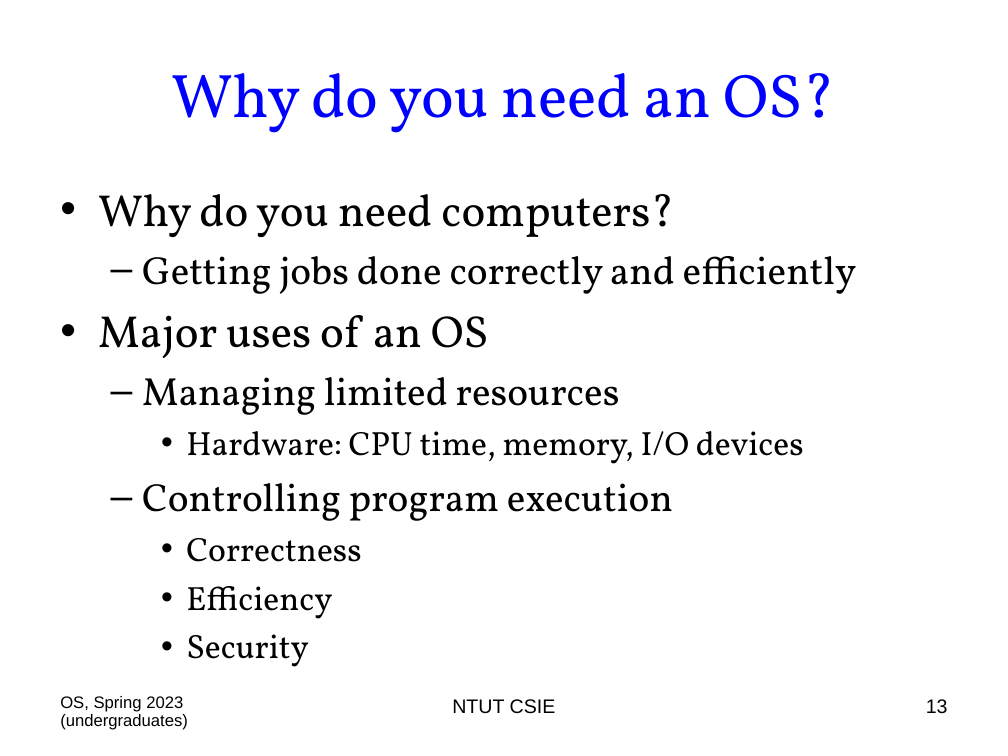
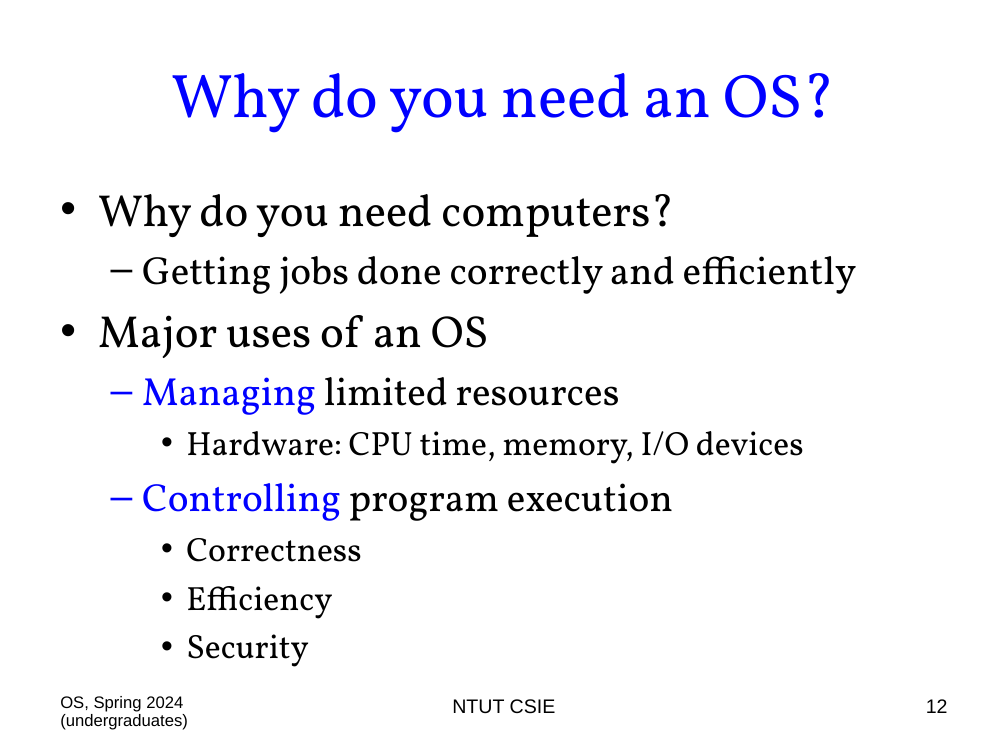
Before and after one commit to chriswjh/chriswjh.github.io, a slide deck: slide 12 of OSu/00-Overview.ppt (slide 13 before the commit). Drawn at 1008x756 pixels with LibreOffice and Linux fonts; fonts in the diff are those of the drawing. Boxes give left, top, right and bottom in pixels: in the first picture for what was removed or moved away, otherwise in the second. Text is boxed around its words. In the diff, an @@ line names an element or a change of style, - is before the commit and + after.

```diff
--- a/OSu/00-Overview.ppt
+++ b/OSu/00-Overview.ppt
@@ text at (142, 377, 673, 521): text colour #000000 to #0000FF in "Managing", "Controlling"; bullet colour #000000 to #0000FF @@
@@ text at (60, 696, 188, 730): text changed @@
-OS, Spring 2023 (undergraduates)
+OS, Spring 2024 (undergraduates)
@@ page number at (926, 699, 948, 713): text changed @@
-13
+12
```
Also in this commit, not shown: 23 other slides changed, 1 slide removed.
